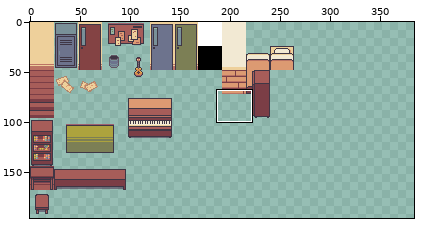
Pixel-art file: ART/Jacson/Tilemap/school.aseprite. Above, an overview of the earlier version with the close-up marked.
Close-up. As it was:
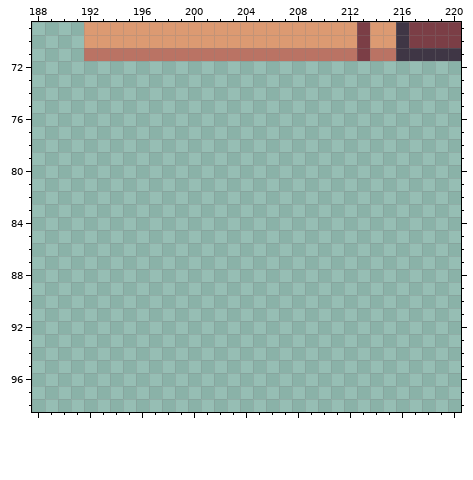
384x384 pixels, 1 frame. Shown: x 188..220, y 69..98. The wide view leaves out empty margins. The commit also changed other parts of the picture, which this record leaves out.
The result:
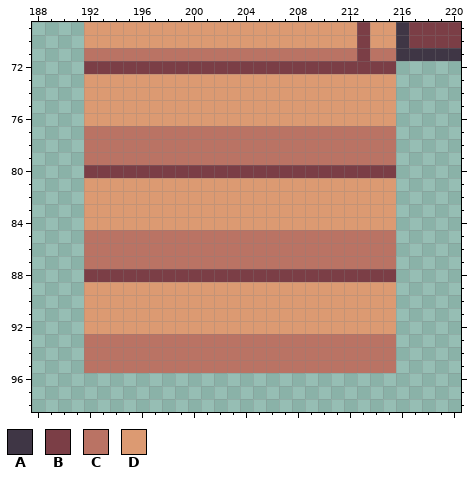
Palette (. is transparent): A #3f3645  B #7b3e46  C #ba7364  D #dc9a72
Changes in this commit:
{"where": "layer \"Bottom Layer\""}
{"y":72,"x":192,"old":"........................","new":"BBBBBBBBBBBBBBBBBBBBBBBB"}
{"y":73,"x":192,"old":"........................","new":"DDDDDDDDDDDDDDDDDDDDDDDD"}
{"y":74,"x":192,"old":"........................","new":"DDDDDDDDDDDDDDDDDDDDDDDD"}
{"y":75,"x":192,"old":"........................","new":"DDDDDDDDDDDDDDDDDDDDDDDD"}
{"y":76,"x":192,"old":"........................","new":"DDDDDDDDDDDDDDDDDDDDDDDD"}
{"y":77,"x":192,"old":"........................","new":"CCCCCCCCCCCCCCCCCCCCCCCC"}
{"y":78,"x":192,"old":"........................","new":"CCCCCCCCCCCCCCCCCCCCCCCC"}
{"y":79,"x":192,"old":"........................","new":"CCCCCCCCCCCCCCCCCCCCCCCC"}
{"y":80,"x":192,"old":"........................","new":"BBBBBBBBBBBBBBBBBBBBBBBB"}
{"y":81,"x":192,"old":"........................","new":"DDDDDDDDDDDDDDDDDDDDDDDD"}
{"y":82,"x":192,"old":"........................","new":"DDDDDDDDDDDDDDDDDDDDDDDD"}
{"y":83,"x":192,"old":"........................","new":"DDDDDDDDDDDDDDDDDDDDDDDD"}
{"y":84,"x":192,"old":"........................","new":"DDDDDDDDDDDDDDDDDDDDDDDD"}
{"y":85,"x":192,"old":"........................","new":"CCCCCCCCCCCCCCCCCCCCCCCC"}
{"y":86,"x":192,"old":"........................","new":"CCCCCCCCCCCCCCCCCCCCCCCC"}
{"y":87,"x":192,"old":"........................","new":"CCCCCCCCCCCCCCCCCCCCCCCC"}
{"y":88,"x":192,"old":"........................","new":"BBBBBBBBBBBBBBBBBBBBBBBB"}
{"y":89,"x":192,"old":"........................","new":"DDDDDDDDDDDDDDDDDDDDDDDD"}
{"y":90,"x":192,"old":"........................","new":"DDDDDDDDDDDDDDDDDDDDDDDD"}
{"y":91,"x":192,"old":"........................","new":"DDDDDDDDDDDDDDDDDDDDDDDD"}
{"y":92,"x":192,"old":"........................","new":"DDDDDDDDDDDDDDDDDDDDDDDD"}
{"y":93,"x":192,"old":"........................","new":"CCCCCCCCCCCCCCCCCCCCCCCC"}
{"y":94,"x":192,"old":"........................","new":"CCCCCCCCCCCCCCCCCCCCCCCC"}
{"y":95,"x":192,"old":"........................","new":"CCCCCCCCCCCCCCCCCCCCCCCC"}
{"label":"added","picture_box":[84,61,396,373]}
